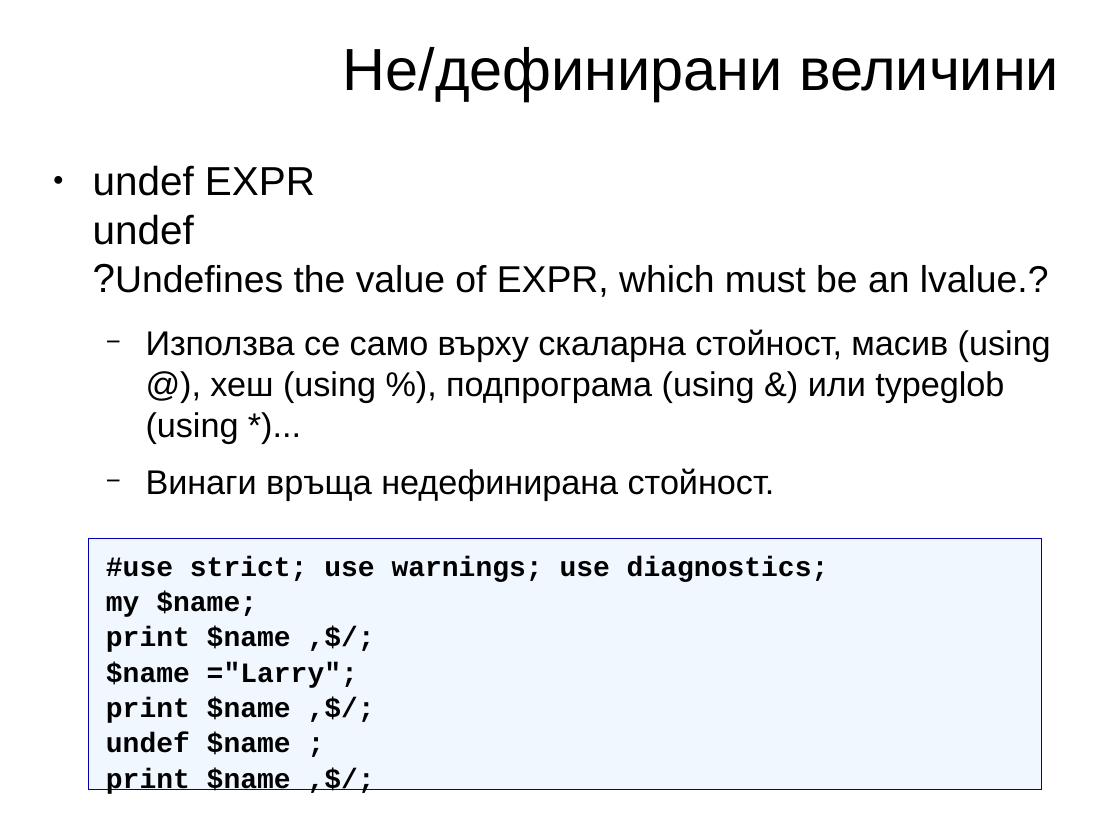
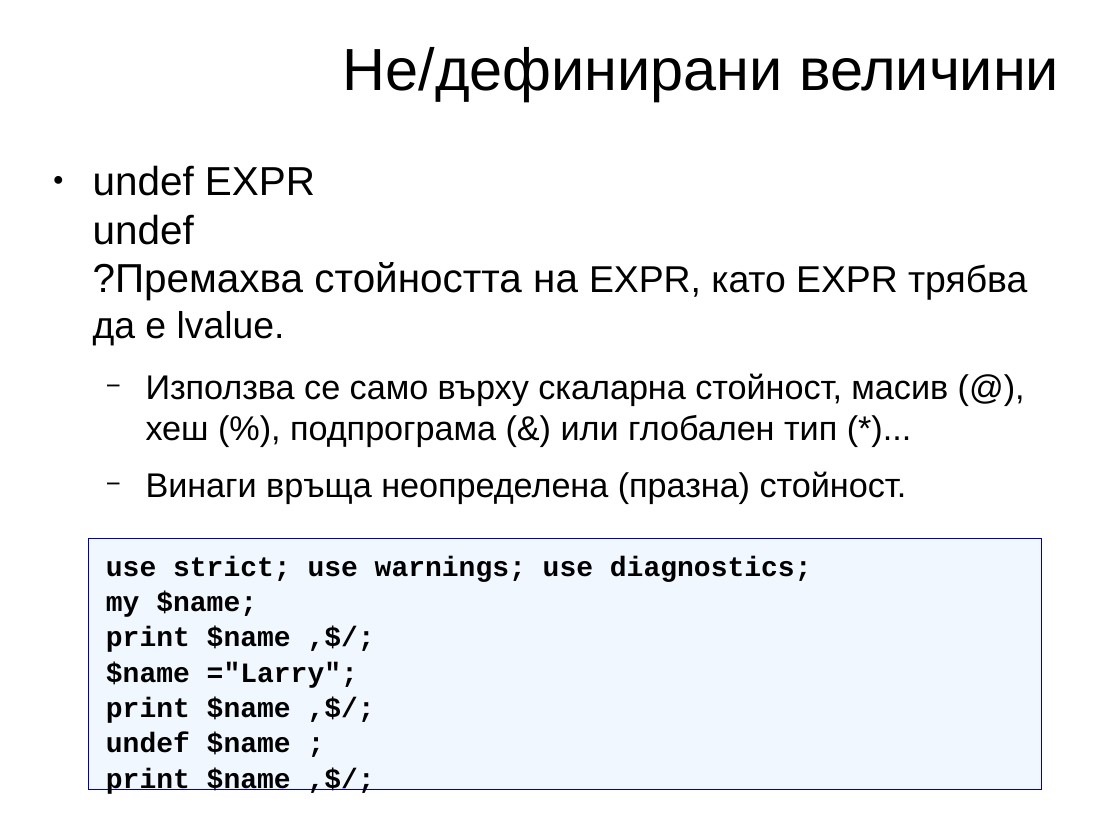
Before and after one commit to kberov/PerlProgrammingCourse, a slide deck: slide 23 of 02_scalar_data_types_bg.odp. Drawn at 1120x840 pixels with LibreOffice and Linux fonts; fonts in the diff are those of the drawing; background and template pictures are left out. Boxes give left, top, right and bottom in pixels: in the first picture for what was removed or moved away, otherwise in the second. Text is boxed around its words. In the diff, an @@ line names an element or a change of style, - is before the commit and + after.

```diff
--- a/02_scalar_data_types_bg.odp
+++ b/02_scalar_data_types_bg.odp
@@ text at (x1=93, y1=165, x2=1027, y2=504): text changed @@
-● undef EXPR
-  undef
-  ?Undefines the value of EXPR, which must be an lvalue.?
-  − Използва се само върху скаларна стойност, масив (using @), хеш (using %), подпрограма (using &) или typeglob (using *)...
-  − Винаги връща недефинирана стойност.
+● undef EXPR
+  undef
+  ?Премахва стойността на EXPR, като EXPR трябва да е lvalue.
+  − Използва се само върху скаларна стойност, масив (@), хеш (%), подпрограма (&) или глобален тип (*)...
+  − Винаги връща неопределена (празна) стойност.
@@ text in rectangle at (x1=106, y1=556, x2=812, y2=582): text changed @@
-#use strict; use warnings; use diagnostics;
+use strict; use warnings; use diagnostics;
```
Also in this commit, not shown: 27 other slides changed, 2 other files.
